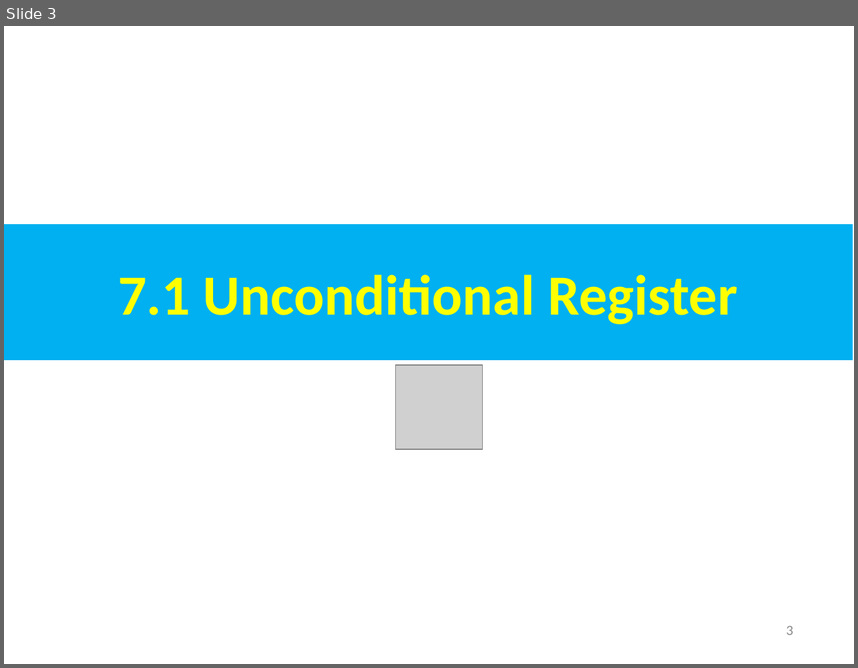
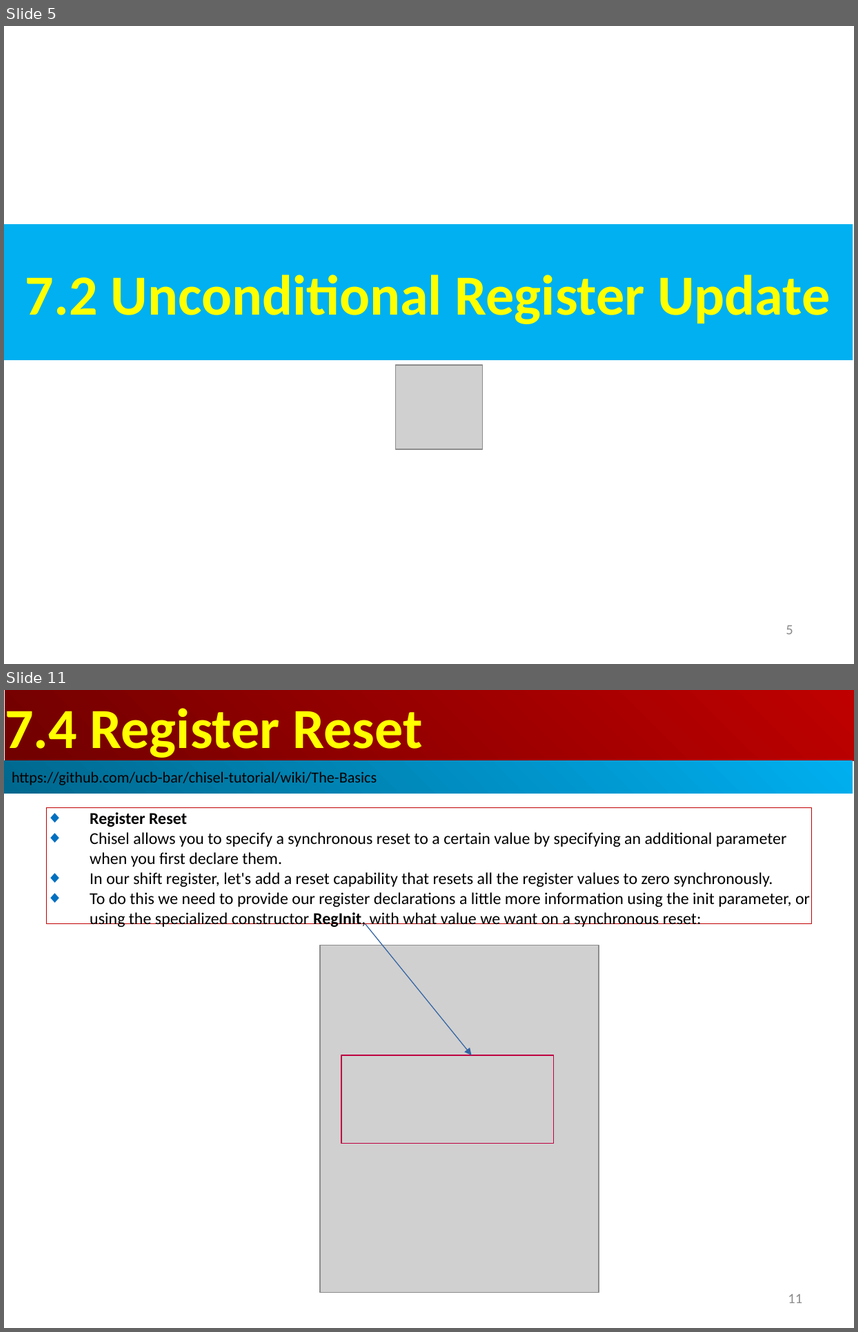
Before and after one commit to peterhchen/AIU_CS800_Chisel, a slide deck: 700_Dev_Guide/007_Register/000_Video/007_Register.ppt. Shown one above the other, each under a label of ours: slide 3 before the commit, slides 5 and 11 after it; the slides between them are not shown. The pictures are 858x668 and 858x1332 pixels, drawn with LibreOffice and Linux fonts; fonts in the diff are those of the drawing; grey boxes stand for pictures. Boxes give left, top, right and bottom in pixels: in the first picture for what was removed or moved away, otherwise in the second. Text is boxed around its words. In the diff, an @@ line names an element or a change of style, - is before the commit and + after.

```diff
--- a/700_Dev_Guide/007_Register/000_Video/007_Register.ppt
+++ b/700_Dev_Guide/007_Register/000_Video/007_Register.ppt
@@ slide 11 added at (x1=4, y1=690, x2=854, y2=1328), background #FFFFFF @@
@@ rectangle added at (x1=5, y1=690, x2=854, y2=760), fill gradient #BF0000 to #710000, 48 pt, text #FFFF00, bold @@
+7.4 Register Reset
@@ rectangle added at (x1=4, y1=760, x2=853, y2=793), fill gradient #00AFEF to #00688E, 13 pt, text #000000 @@
+https://github.com/ucb-bar/chisel-tutorial/wiki/The-Basics
@@ rectangle added at (x1=47, y1=807, x2=811, y2=924), outline #C00000 0.74 pt, 14 pt, text #000000 @@
+◆ Register Reset
+◆ Chisel allows you to specify a synchronous reset to a certain value by specifying an additional parameter when you first declare them.
+◆ In our shift register, let's add a reset capability that resets all the register values to zero synchronously.
+◆ To do this we need to provide our register declarations a little more information using the init parameter, or using the specialized constructor RegInit, with what value we want on a synchronous reset:
@@ arrow added from (366, 924) to (472, 1055), #3465A4 0.74 pt @@
@@ picture added at (x1=320, y1=945, x2=599, y2=1292) @@
@@ rectangle added at (x1=341, y1=1055, x2=554, y2=1143), outline #BF0041 0.74 pt @@
@@ page number added at (x1=788, y1=1294, x2=802, y2=1303), 12 pt, text #8B8B8B @@
+11
@@ what was slide 3 is now slide 5 @@
@@ slide 5 changed as well @@
@@ text in rectangle at (x1=25, y1=274, x2=830, y2=324): text changed @@
-7.1 Unconditional Register
+7.2 Unconditional Register Update
@@ page number at (x1=786, y1=625, x2=793, y2=634): text changed @@
-3
+5
```
Also in this commit, not shown: 1 other slide changed, 12 other slides added.
